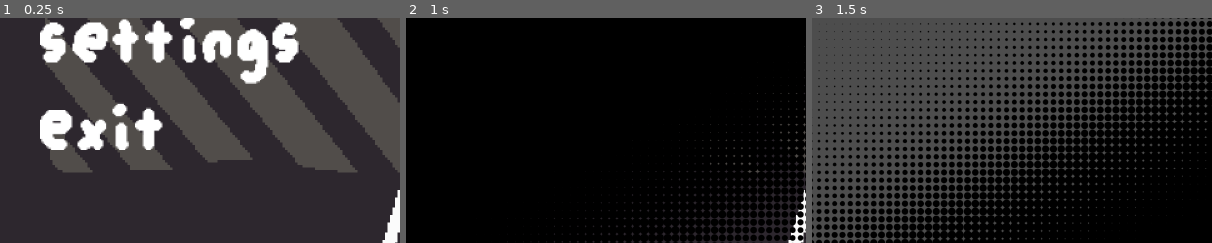
Above: before the commit, frames 1-3 (left to right).
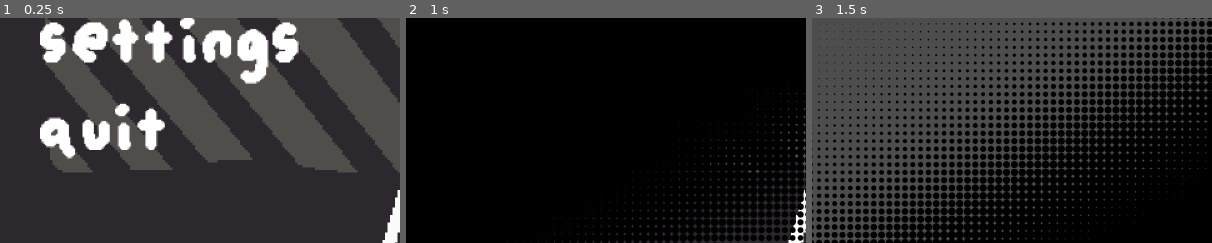
Above: after the commit, the same moments.

Repository: Renan-G-projec/LittleJameGam
Game: Godot game, scene res://scenes/menu.tscn
Same seed, same stepped clock (60 frames per second), same inputs: the game is played once before the commit and once after it.
Inputs:
- Up to frame 1 (0.25 s): no input
- Up to frame 2 (1 s): tap Enter (main_action) at 0.5 s; hold Right (ant_move_right) from 0.53 s (still down); tap Shift (ant_dash) at 0.6 s; tap Space (ant_jump) at 0.77 s
- Up to frame 3 (1.5 s): keep holding Right (ant_move_right); tap Enter (main_action) at 1.35 s
The pictures show only the part of the screen within x 0-50%, y 44-94%; the shares and areas given below are measured in that part.

The runs differ from the first frame. In frame 1, 2.1% of the frame differs, in the area x 10-42%, y 37-63%; in frame 2, nothing differs; in frame 3, nothing differs.

Commit message:
Add settings menu with fullscreen toggle
Add a settings scene with navigation, fullscreen control, and a return-to-menu transition. Wire the menu's settings option to open it, rename Exit to Quit, and reorder the game scenes in the main scene.

Diff:
--- a/scenes/main.tscn
+++ b/scenes/main.tscn
@@ -230,23 +230,23 @@
 z_index = -1
 clip_contents = false
 
-[node name="Control" parent="Screen/MarginContainer/Screen" index="0" unique_id=1525755763 instance=ExtResource("8_choun")]
+[node name="Tutorial" parent="Screen/MarginContainer/Screen" index="0" unique_id=1525755763 instance=ExtResource("8_choun")]
 layout_mode = 0
 offset_left = 1.0
 offset_right = 1.0
 offset_bottom = 0.0
 
-[node name="Breakout" parent="Screen/MarginContainer/Screen" index="1" unique_id=550716869 instance=ExtResource("10_jkv2x")]
+[node name="PONG" parent="Screen/MarginContainer/Screen" index="1" unique_id=739241883 instance=ExtResource("9_85g3d")]
+visible = false
+layout_mode = 0
+offset_left = -4.0
+offset_right = 36.0
+
+[node name="Breakout" parent="Screen/MarginContainer/Screen" index="2" unique_id=550716869 instance=ExtResource("10_jkv2x")]
 visible = false
 layout_mode = 0
 offset_left = 1.0
 offset_right = 41.0
-
-[node name="PONG" parent="Screen/MarginContainer/Screen" index="2" unique_id=739241883 instance=ExtResource("9_85g3d")]
-visible = false
-layout_mode = 0
-offset_left = -4.0
-offset_right = 36.0
 
 [node name="Konkey Dong" parent="Screen/MarginContainer/Screen" index="3" unique_id=1365692014 instance=ExtResource("9_choun")]
 visible = false
--- a/scenes/menu.tscn
+++ b/scenes/menu.tscn
@@ -75,7 +75,7 @@
 offset_transform_enabled = true
 theme = ExtResource("3_con2f")
 bbcode_enabled = true
-text = "Exit"
+text = "Quit"
 fit_content = true
 
 [node name="AudioStreamPlayer" type="AudioStreamPlayer" parent="." unique_id=753410084]
--- /dev/null
+++ b/scenes/settings.tscn
@@ -0,0 +1,99 @@
+[gd_scene format=3 uid="uid://d23u6phtjkmtv"]
+
+[ext_resource type="Script" uid="uid://b838c057148ne" path="res://scripts/settings.gd" id="1_gis3k"]
+[ext_resource type="Texture2D" uid="uid://dn1bbq35w1cek" path="res://sprites/menu.png" id="2_83j8s"]
+[ext_resource type="Theme" uid="uid://l6op4bwjbla" path="res://general/game_theme.tres" id="3_gjs24"]
+[ext_resource type="Texture2D" uid="uid://bi1xs8hl7nt5o" path="res://sprites/pong/paddle.png" id="4_83j8s"]
+[ext_resource type="AudioStream" uid="uid://bqwl8vpnsg3cl" path="res://sfx/click.wav" id="4_am25x"]
+[ext_resource type="AudioStream" uid="uid://bcumv01c5h8vw" path="res://sfx/background.mp3" id="5_gis3k"]
+[ext_resource type="AudioStream" uid="uid://dnurlgparawqa" path="res://sfx/press.wav" id="6_uhhto"]
+
+[node name="Menu" type="Control" unique_id=2114092794]
+custom_maximum_size = Vector2(320, 180)
+layout_mode = 3
+anchors_preset = 15
+anchor_right = 1.0
+anchor_bottom = 1.0
+grow_horizontal = 2
+grow_vertical = 2
+mouse_filter = 1
+script = ExtResource("1_gis3k")
+
+[node name="Control" type="Control" parent="." unique_id=473620655]
+clip_contents = true
+layout_mode = 1
+anchors_preset = 15
+anchor_right = 1.0
+anchor_bottom = 1.0
+grow_horizontal = 2
+grow_vertical = 2
+
+[node name="TextureRect" type="TextureRect" parent="Control" unique_id=66735998]
+layout_mode = 1
+anchors_preset = 15
+anchor_right = 1.0
+anchor_bottom = 1.0
+offset_right = 2560.0
+grow_horizontal = 2
+grow_vertical = 2
+texture = ExtResource("2_83j8s")
+
+[node name="MarginContainer" type="MarginContainer" parent="." unique_id=556660818]
+layout_mode = 1
+anchors_preset = 4
+anchor_top = 0.5
+anchor_bottom = 0.5
+offset_top = -61.0
+offset_right = 200.0
+offset_bottom = 50.5
+grow_vertical = 2
+pivot_offset_ratio = Vector2(0.5, 0.5)
+theme_override_constants/margin_left = 16
+
+[node name="VBoxContainer" type="VBoxContainer" parent="MarginContainer" unique_id=184630266]
+layout_mode = 2
+
+[node name="PlayLabel" type="RichTextLabel" parent="MarginContainer/VBoxContainer" unique_id=673581649]
+layout_mode = 2
+offset_transform_enabled = true
+theme = ExtResource("3_gjs24")
+bbcode_enabled = true
+text = "Fullscreen"
+fit_content = true
+scroll_active = false
+
+[node name="ExitLabel" type="RichTextLabel" parent="MarginContainer/VBoxContainer" unique_id=2133856512]
+layout_mode = 2
+offset_transform_enabled = true
+theme = ExtResource("3_gjs24")
+bbcode_enabled = true
+text = "Exit"
+fit_content = true
+
+[node name="HSlider" type="HSlider" parent="." unique_id=1102992249]
+layout_mode = 0
+offset_left = 17.0
+offset_top = 101.0
+offset_right = 201.0
+offset_bottom = 127.0
+theme_override_icons/grabber = ExtResource("4_83j8s")
+theme_override_icons/grabber_highlight = ExtResource("4_83j8s")
+theme_override_icons/grabber_disabled = ExtResource("4_83j8s")
+theme_override_icons/tick = ExtResource("4_83j8s")
+
+[node name="AudioStreamPlayer" type="AudioStreamPlayer" parent="." unique_id=753410084]
+stream = ExtResource("4_am25x")
+autoplay = true
+
+[node name="AudioStreamPlayer2D" type="AudioStreamPlayer2D" parent="." unique_id=820081840]
+stream = ExtResource("5_gis3k")
+volume_db = -13.222
+pitch_scale = 0.62
+autoplay = true
+
+[node name="AudioStreamPlayer2D2" type="AudioStreamPlayer2D" parent="." unique_id=1232269006]
+stream = ExtResource("6_uhhto")
+volume_db = -13.222
+pitch_scale = 0.62
+autoplay = true
+attenuation = 1.7410986
--- a/scripts/menu.gd
+++ b/scripts/menu.gd
@@ -9,7 +9,7 @@
 	0: _play_game_button,
 
 	# SETTINGS
-	1: (func() -> void: print("Settings to add!")),
+	1: _settings_button,
 
 	# EXIT
 	2: (func() -> void: get_tree().quit())
@@ -73,3 +73,15 @@
 
 		# Go a little earlier
 		await get_tree().create_timer(0.05).timeout
+
+func _settings_button() -> void:
+	var view_size: float = get_viewport_rect().size.x
+	var num_frames: int = $Control/TextureRect.size.x / view_size
+
+	TransitionManager.go_to_scene("res://scenes/settings.tscn")
+
+	for frame in range(num_frames):
+		$Control/TextureRect.position.x -= view_size
+
+		# Go a little earlier
+		await get_tree().create_timer(0.05).timeout
--- /dev/null
+++ b/scripts/settings.gd
@@ -0,0 +1,114 @@
+# Ad Maiorem Dei Gloriam!
+extends Control
+
+var _labels: Array[Node]
+var _labels_original_text: Array[String] = []
+
+var is_fullscreen = false
+
+var _buttons_actions: Dictionary[int, Callable] = {
+	# Fullscreen
+	0: _full_screen_button,
+
+	# Sound
+	1: _go_back_button,
+
+	# EXIT
+	2: _go_back_button
+}
+
+@export var text_effect: String = "> [color=#93b4db][wave freq=2 connected=0]%s[/wave][/color]"
+
+var _current_selected_label: int:
+	set(new_label):
+		_current_selected_label = clamp(new_label, 0, _labels.size() - 1)
+		_activate_current_label()
+
+func _ready() -> void:
+	_labels = $MarginContainer/VBoxContainer.get_children()
+	for label in _labels:
+		_labels_original_text.push_back(label.text)
+	_current_selected_label = 0
+
+	if DisplayServer.window_get_mode() == DisplayServer.WINDOW_MODE_FULLSCREEN:
+		is_fullscreen = true
+		var fullscreen_button = $MarginContainer/VBoxContainer/PlayLabel
+		fullscreen_button.add_theme_color_override("font_color", Color.GREEN)
+
+func _activate_current_label() -> void:
+	for label in range(_labels.size()):
+		_labels[label].text = _labels_original_text[label]
+
+	_labels[_current_selected_label].text = text_effect % _labels[_current_selected_label].text
+
+	_update_fullscreen_color()
+
+func _process(delta: float) -> void:
+	var current_wanting_label: int = int(Input.is_action_just_pressed("ui_down")) - int(Input.is_action_just_pressed("ui_up"))
+	if current_wanting_label != 0:
+		$AudioStreamPlayer2D2.play()
+		# Strectch effect on the previous option
+		_labels[_current_selected_label].offset_transform_scale = Vector2(1.2, 0.8)
+		var prev_selected_tween: Tween = _labels[_current_selected_label].create_tween()
+		prev_selected_tween.tween_property(_labels[_current_selected_label], "offset_transform_position", Vector2.ZERO, 0.1).set_trans(Tween.TRANS_CUBIC).set_ease(Tween.EASE_OUT)
+		prev_selected_tween.tween_property(_labels[_current_selected_label], "offset_transform_scale", Vector2.ONE, 0.1)
+
+		_current_selected_label += current_wanting_label
+
+		# Same here
+
+		_labels[_current_selected_label].offset_transform_scale = Vector2(1.2, 0.8)
+		var current_selected_tween: Tween = _labels[_current_selected_label].create_tween()
+		current_selected_tween.tween_property(_labels[_current_selected_label], "offset_transform_position", Vector2(16, 0), 0.1).set_trans(Tween.TRANS_CUBIC).set_ease(Tween.EASE_OUT)
+		current_selected_tween.tween_property(_labels[_current_selected_label], "offset_transform_scale", Vector2.ONE, 0.1).set_trans(Tween.TRANS_CUBIC)
+
+	if Input.is_action_just_pressed("ui_accept"):
+		$AudioStreamPlayer.play()
+
+		_labels[_current_selected_label].offset_transform_scale = Vector2(1.4, 0.6)
+		_labels[_current_selected_label].offset_transform_pivot_ratio = Vector2(0.5, 0.5)
+		_labels[_current_selected_label].create_tween().tween_property(_labels[_current_selected_label], "offset_transform_scale", Vector2.ONE, 0.2).set_trans(Tween.TRANS_CUBIC)
+
+		await get_tree().create_timer(0.2).timeout
+		_buttons_actions[_current_selected_label].call()
+
+	if is_fullscreen:
+		var fullscreen_button = $MarginContainer/VBoxContainer/PlayLabel
+		fullscreen_button.add_theme_color_override("font_color", Color.GREEN)
+	else:
+		var fullscreen_button = $MarginContainer/VBoxContainer/PlayLabel
+		fullscreen_button.add_theme_color_override("font_color", Color.WHITE)
+
+func _full_screen_button() -> void:
+	is_fullscreen = not is_fullscreen
+
+	if is_fullscreen:
+		DisplayServer.window_set_mode(DisplayServer.WINDOW_MODE_FULLSCREEN)
+	else:
+		DisplayServer.window_set_mode(DisplayServer.WINDOW_MODE_WINDOWED)
+
+	_update_fullscreen_color()
+
+
+func _go_back_button() -> void:
+	var view_size: float = get_viewport_rect().size.x
+	var num_frames: int = $Control/TextureRect.size.x / view_size
+
+	TransitionManager.go_to_scene("res://scenes/menu.tscn")
+
+	for frame in range(num_frames):
+		$Control/TextureRect.position.x -= view_size
+
+		# Go a little earlier
+		await get_tree().create_timer(0.05).timeout
+
+func _update_fullscreen_color() -> void:
+	var fullscreen_button: RichTextLabel = $MarginContainer/VBoxContainer/PlayLabel
+
+	var color := "#00ff00" if is_fullscreen else "#ffffff"
+	var original_text: String = _labels_original_text[0]
+
+	if _current_selected_label == 0:
+		fullscreen_button.text = "> [color=%s][wave freq=2 connected=0]%s[/wave][/color]" % [color, original_text]
+	else:
+		fullscreen_button.text = "[color=%s]%s[/color]" % [color, original_text]
Not shown, added: scripts/settings.gd.uid
